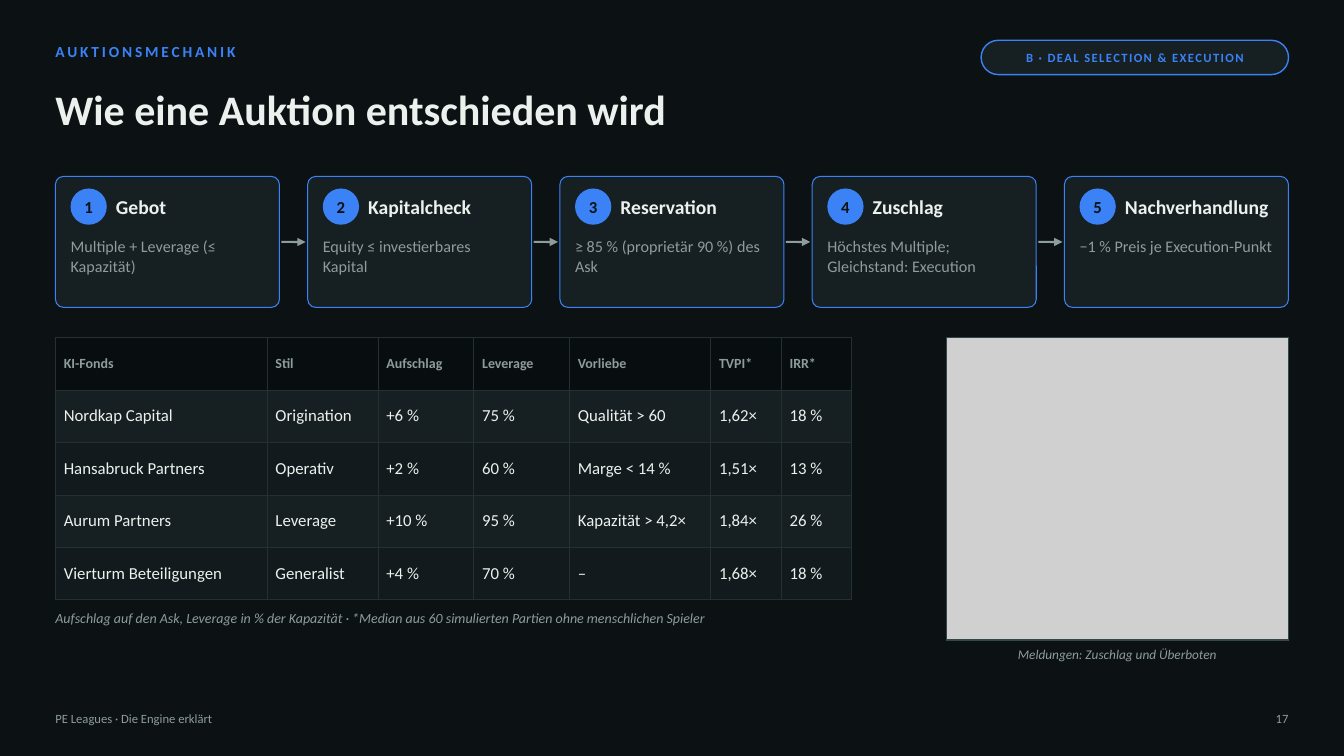
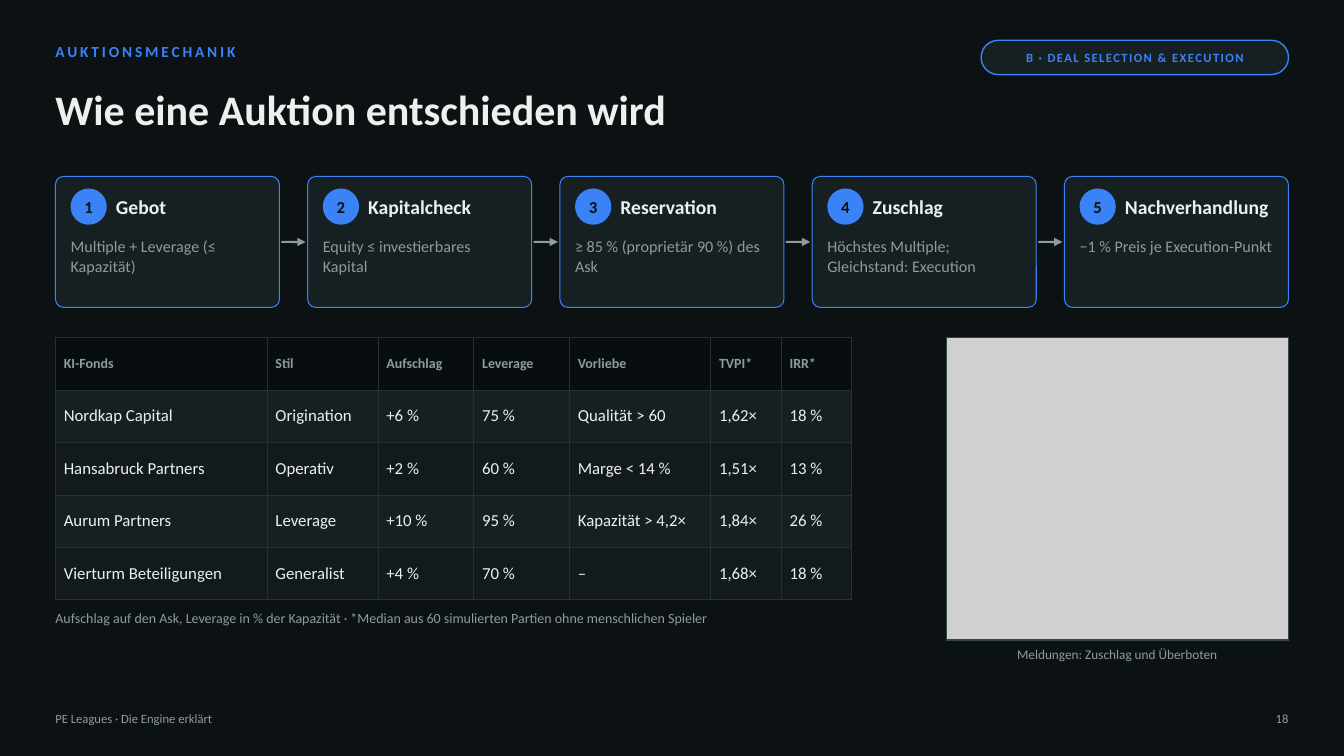
Before and after one commit to thematicum-dev/pe-leagues, a slide deck: slide 18 of docs/lehrmaterial/PE-Leagues_Engine-erklaert.pptx (slide 17 before the commit). Drawn at 1344x756 pixels with LibreOffice and Linux fonts; fonts in the diff are those of the drawing; grey boxes stand for pictures. Boxes give left, top, right and bottom in pixels: in the first picture for what was removed or moved away, otherwise in the second. Text is boxed around its words. In the diff, an @@ line names an element or a change of style, - is before the commit and + after.

```diff
--- a/docs/lehrmaterial/PE-Leagues_Engine-erklaert.pptx
+++ b/docs/lehrmaterial/PE-Leagues_Engine-erklaert.pptx
@@ text "Aufschlag auf den Ask, Leverage ..." at bbox=[55, 613, 707, 626]: italic off @@
@@ text "Meldungen: Zuschlag und Überboten" at bbox=[1017, 648, 1218, 661]: italic off @@
@@ text at bbox=[1276, 714, 1289, 723]: text changed @@
-17
+18
```
Also in this commit, not shown: 38 other slides changed, 2 slides added, 1 slide removed, 1 other file.
